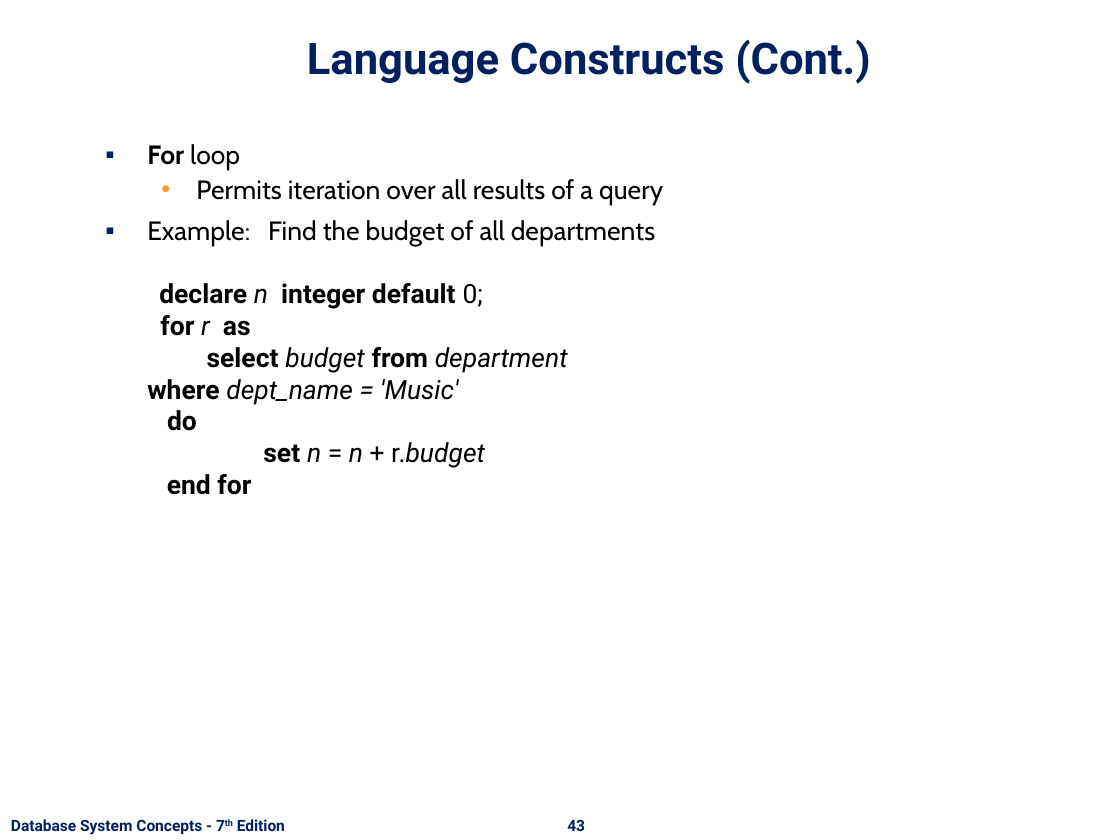
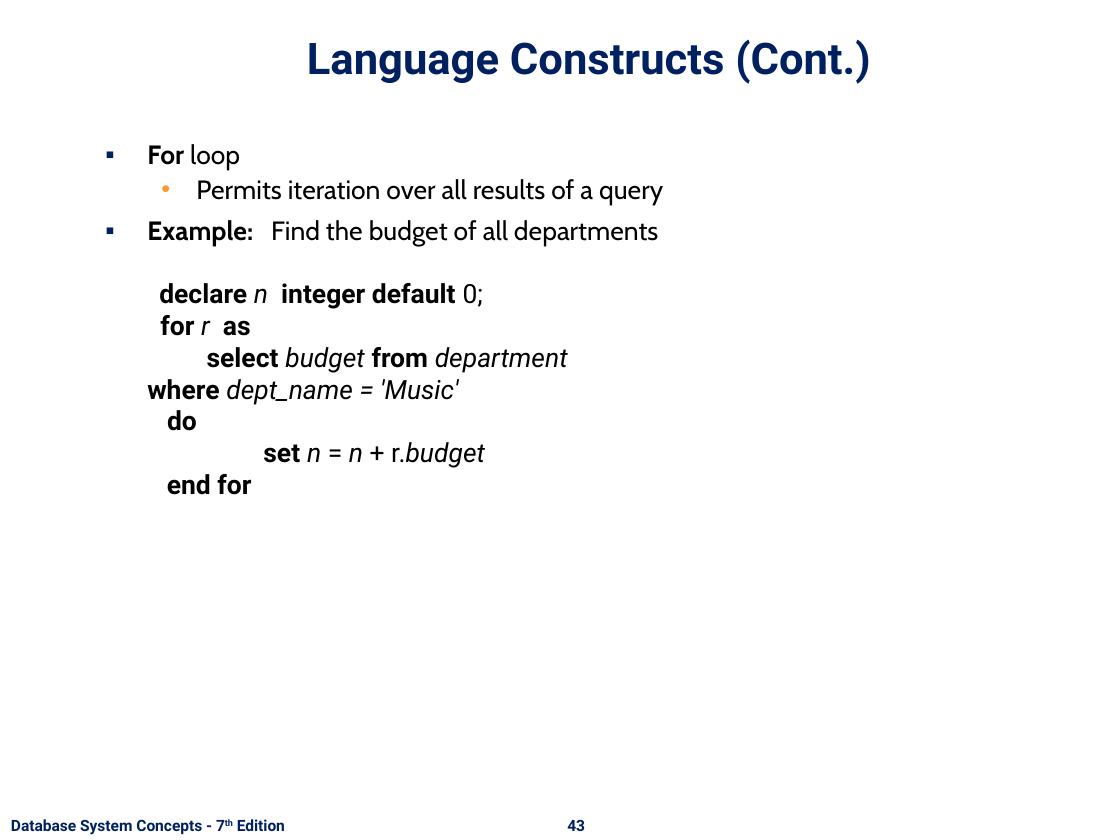
Before and after one commit to nashurgessa/DB-practices, a slide deck: slide 43 of Slides/L18-24 Advanced SQL.pptx. Drawn at 1120x840 pixels with LibreOffice and Linux fonts; fonts in the diff are those of the drawing; background and template pictures are left out. Boxes give left, top, right and bottom in pixels: in the first picture for what was removed or moved away, otherwise in the second. Text is boxed around its words. In the diff, an @@ line names an element or a change of style, - is before the commit and + after.

```diff
--- a/Slides/L18-24 Advanced SQL.pptx
+++ b/Slides/L18-24 Advanced SQL.pptx
@@ text at [147, 220, 658, 495]: bold on in "Example:" @@
```
Also in this commit, not shown: 12 other slides changed, 2 slides added, 3 other files.
